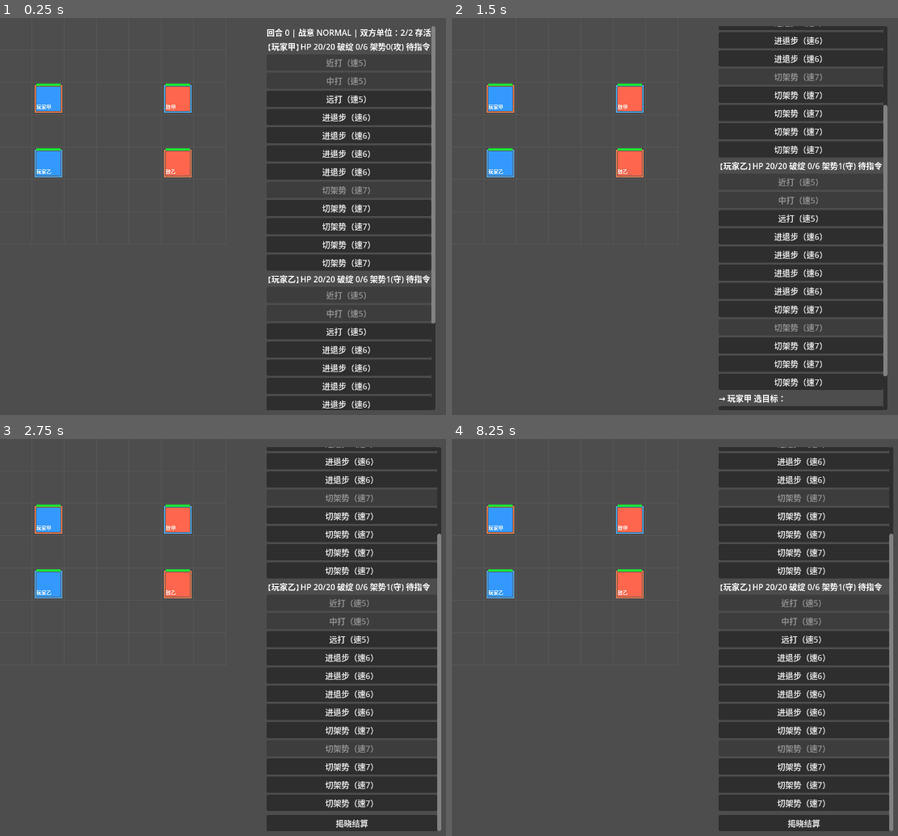
Above: before the commit, frames 1-4 (two rows, left to right).
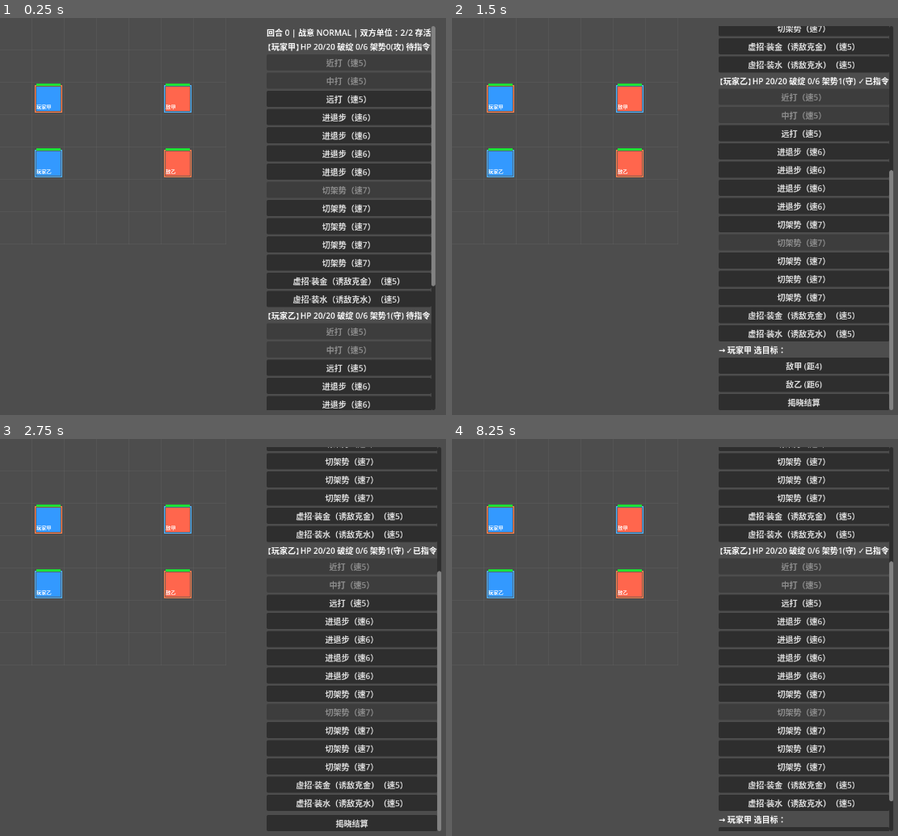
Above: after the commit, the same moments.

Repository: xieyj22/zhaizhao
Game: Godot game, scene res://src/scenes/battle/battle.tscn
Same seed, same stepped clock (60 frames per second), same inputs: the game is played once before the commit and once after it.
Inputs (mouse positions are in pixels of both pictures, inside the frame that each line leads up to):
- Up to frame 1 (0.25 s): no input
- Up to frame 2 (1.5 s): click "远打（速5）" at 0.5 s; click "进退步（速6）" at 1.25 s
- Up to frame 3 (2.75 s): click "切架势（速7）" at 2 s
- Up to frame 4 (8.25 s): click "切架势（速7）" at 2.75 s; click "进退步（速6）" at 3.5 s; click "切架势（速7）" at 4.25 s; click "进退步（速6）" at 5 s; click "切架势（速7）" at 5.75 s; click "切架势（速7）" at 6.5 s; click "切架势（速7）" at 7.25 s; click (804, 514) at 8 s, where only the run after the commit has a clickable "虚招·装金（诱敌克金）（速5）"

The runs differ from the first frame. In frame 1, 2.6% of the frame differs, in the area x 59-98%, y 64-90%; in frame 2, 13%, in the area x 59-99%, y 2-99%; in frame 3, 4.4%; in frame 4, 5.6%.

Commit message:
feat(m2-polish): player feint UI + auto-playtest harness
- TechniqueKit.feint_presets(): 2 玩家虚招(装金/装水诱饵)，battle.gd picker 追加 + FEINT 归入选目标分支
- src/playtest/playtest_harness.gd: AI vs AI 自动对局(120局2.5s)，收集胜/平率/回合/读命中率/虚招上钩率/崩溃致命
- src/playtest/battle_stats.gd: 入口脚本(6性格组合×N seed)
- tests/test_playtest_harness.gd: harness 单局/series 诊断测试

诊断发现(harness artifact 非 game bug): team1 先手优势是开局站位+集火+RNG 交互效应(tiebreak反转×2/seed swap 都未消除单根因); 性格相克 brain>trick>brute; L2 读命中率 63-79%(偏高,脚本单调是真因)

Diff:
--- a/src/data/technique_kit.gd
+++ b/src/data/technique_kit.gd
@@ -60,6 +60,15 @@
 	t.feint_bonus_mult = 1.5; t.feint_fail_mult = 0.7
 	return t
 
+## 玩家手动虚招预设（playtest 用）：2 个诱饵架势，real 打击。
+## AI 不用（AI 走 AIController._make_feint 自动注入）；玩家 picker 追加这组。
+static func feint_presets() -> Array:
+	var f1 := feint_strike(Stance.Id.METAL, 4, -1)
+	f1.id = &"feint_lure_metal"; f1.display_name = "虚招·装金（诱敌克金）"
+	var f2 := feint_strike(Stance.Id.WATER, 4, -1)
+	f2.id = &"feint_lure_water"; f2.display_name = "虚招·装水（诱敌克水）"
+	return [f1, f2]
+
 ## M1 通用 kit：3 打击 + 4 方向移动 + 5 切架势。
 static func default_kit() -> Array:
 	var kit: Array = []
--- /dev/null
+++ b/src/playtest/battle_stats.gd
@@ -0,0 +1,40 @@
+extends SceneTree
+
+## M2 深度打磨：自动 playtest 入口。跑 AI vs AI 多局，打印平衡数据。
+## 用法："$GODOT" --path "$PROJ" --headless -s res://src/playtest/battle_stats.gd
+## 非 GUT 测试（不扫 tests/），是统计工具。
+
+func _init() -> void:
+	var tuning := Tuning.new()
+	var n := 20   # 每组 seed 数
+	var combos := [
+		["brain vs brain", AIPersonality.brain(), AIPersonality.brain()],
+		["brain vs brute", AIPersonality.brain(), AIPersonality.brute()],
+		["brain vs trick", AIPersonality.brain(), AIPersonality.trick()],
+		["brute vs brute", AIPersonality.brute(), AIPersonality.brute()],
+		["brute vs trick", AIPersonality.brute(), AIPersonality.trick()],
+		["trick vs trick", AIPersonality.trick(), AIPersonality.trick()],
+	]
+	print("\n=== M2 Playtest（%d 局/组，6 组合）===" % n)
+	for c in combos:
+		var cname: String = c[0]
+		var p0: AIPersonality = c[1]
+		var p1: AIPersonality = c[2]
+		var stats := PlaytestHarness.run_series(p0, p1, tuning, n)
+		print("\n[%s]" % cname)
+		print("  胜率: team0 %.0f%% / team1 %.0f%% / 平 %.0f%%" % [
+			100.0 * stats.team0_wins / stats.matches,
+			100.0 * stats.team1_wins / stats.matches,
+			100.0 * stats.draws / stats.matches])
+		print("  回合: 均 %.1f / 中位 %d" % [stats.mean_turns(), stats.median_turns()])
+		print("  读招命中率: %.0f%% (%d/%d)" % [100.0 * stats.read_hit_rate(), stats.read_hits, stats.read_attempts])
+		print("  虚招: 出 %d | 上钩率 %.0f%% (%d lured/%d unmasked) | plain %d" % [
+			stats.feints_thrown, 100.0 * stats.feint_lure_rate(),
+			stats.feints_lured, stats.feints_unmasked, stats.feints_plain])
+		print("  崩溃 %d / 致命 %d" % [stats.guard_breaks, stats.lethal_strikes])
+	print("\n=== 平衡判据 ===")
+	print("  平局率 >25%% = 战意没逼升温（调低 morale_cap_turn 或升伤害）")
+	print("  读招命中率 >55%% = 开挂感（降 ai_w_predict 或 l2_confidence_cap）")
+	print("  读招命中率 <30%% = L2 没用（升 ai_w_predict）")
+	print("  虚招上钩率 <20%% = 诱饵太弱（升 feint_bonus_mult 或调 apparent 策略）")
+	quit()
--- /dev/null
+++ b/src/playtest/playtest_harness.gd
@@ -0,0 +1,201 @@
+class_name PlaytestHarness
+extends RefCounted
+
+## M2 深度打磨：AI vs AI 自动对局 + 数据收集（headless，确定性 seeded）。
+## 不进 GUT 测试套件（不是断言，是统计）——由 battle_stats.gd 入口脚本调用打印。
+## 数据回答：胜/平率、单局回合数、L2 读招命中率、虚招触发/上钩率、破绽崩溃率、致命占比。
+
+class MatchResult:
+	extends RefCounted
+	var outcome: int            # BattleState.Outcome
+	var turns: int
+	var read_hits: int          # AI 预测命中玩家方招的次数
+	var read_attempts: int      # AI 做出预测的总次数（confidence>0）
+	var feints_thrown: int      # 双方出 FEINT 的总次数
+	var feints_lured: int       # FEINT 成功诱骗(上钩×1.5)的次数
+	var feints_unmasked: int    # FEINT 被识破(×0.7)的次数
+	var feints_plain: int       # FEINT apparent=-1(原倍)的次数
+	var guard_breaks: int       # 招架崩溃(破绽满)触发次数
+	var lethal_strikes: int     # 致命打击(本击杀死单位)次数
+
+class Stats:
+	extends RefCounted
+	var matches: int = 0
+	var team0_wins: int = 0
+	var team1_wins: int = 0
+	var draws: int = 0
+	var total_turns: int = 0
+	var turn_samples: Array = []
+	var read_hits: int = 0
+	var read_attempts: int = 0
+	var feints_thrown: int = 0
+	var feints_lured: int = 0
+	var feints_unmasked: int = 0
+	var feints_plain: int = 0
+	var guard_breaks: int = 0
+	var lethal_strikes: int = 0
+
+	func absorb(r: MatchResult) -> void:
+		matches += 1
+		match r.outcome:
+			BattleState.Outcome.TEAM0_WIN: team0_wins += 1
+			BattleState.Outcome.TEAM1_WIN: team1_wins += 1
+			BattleState.Outcome.DRAW: draws += 1
+		total_turns += r.turns
+		turn_samples.append(r.turns)
+		read_hits += r.read_hits
+		read_attempts += r.read_attempts
+		feints_thrown += r.feints_thrown
+		feints_lured += r.feints_lured
+		feints_unmasked += r.feints_unmasked
+		feints_plain += r.feints_plain
+		guard_breaks += r.guard_breaks
+		lethal_strikes += r.lethal_strikes
+
+	func mean_turns() -> float:
+		return float(total_turns) / float(maxi(1, matches))
+
+	func median_turns() -> int:
+		var sorted := turn_samples.duplicate()
+		sorted.sort()
+		return sorted[sorted.size() / 2]
+
+	func read_hit_rate() -> float:
+		return float(read_hits) / float(maxi(1, read_attempts))
+
+	func feint_lure_rate() -> float:
+		# 上钩率 = 上钩 / (上钩+识破)，plain(apparent=-1)不计入博弈
+		var n := feints_lured + feints_unmasked
+		return float(feints_lured) / float(maxi(1, n))
+
+## 跑一场 2v2（team0=pers0 性格 vs team1=pers1 性格），返回 MatchResult
+## 玩家方(team0)与敌方(team1)都由 AI 驱动（脚本化：都集火最残敌方，FAR 必中）
+static func run_match(pers0: AIPersonality, pers1: AIPersonality, tuning: Tuning, seed: int) -> MatchResult:
+	var res := MatchResult.new()
+	var s := _mk_2v2_state()
+	var pm0 := PlayerModel.new()
+	var pm1 := PlayerModel.new()
+	var orch := TurnOrchestrator.new(s, tuning, pm1, 1)   # ai_team=1 observe team0
+	# team0 也需要被建模 team1：用第二个 orchestrator? 不——observe 逻辑在 reveal_and_resolve。
+	# 这里只用一个 orch（observe team0 进 pm1）。pm0 用于 team0 AI 决策时读 team1。
+	# 简化：两个 PlayerModel，但只 orch(pm1,ai_team=1) observe team0。team0 AI 决策用 pm0（observe team1）。
+	# 为对称 observe，另建一个 observe-team1 的 hook：手动在每回合后 observe team1 进 pm0。
+	var kits := {}
+	for u in s.units:
+		kits[String(u.id)] = TechniqueKit.default_kit()
+	const MAX_TURNS := 30
+	var turns := 0
+	# 记录每单位初始架势 + 出招史（统计用）
+	while s.outcome(tuning) == BattleState.Outcome.ONGOING and turns < MAX_TURNS:
+		# team0 决策（pers0，建模 team1）
+		# team0/team1 用同一 seed（对称 RNG 序列；决策因 state/PlayerModel 不同而异，但 RNG 公平）
+		# 之前 +1/+2 offset 制造了系统性 team 偏差（已诊断）
+		var rng_seed := seed * 7919 + turns * 13 + 1
+		var ai0 := AIController.choose_actions(s, 0, tuning, kits, rng_seed, pm0, pers0)
+		var ai1 := AIController.choose_actions(s, 1, tuning, kits, rng_seed, pm1, pers1)
+		# 读招统计：team1 对 team0 的预测 vs team0 实际
+		_count_reads(res, ai1.predictions, ai0.actions)
+		_count_reads(res, ai0.predictions, ai1.actions)   # 双向都计（read_attempts 翻倍，但命中率有代表性）
+		# reveal 前：featurize team1（pre-resolve 特征供 observe）+ 记致命/崩溃快照
+		# 用 Dictionary 值拷贝（Godot duplicate(true) 对 RefCounted 仍浅，引用共享导致 pre==post）
+		var pre_keys_t1: Dictionary = {}
+		for a in ai1.actions:
+			if a.unit != null and a.unit.team == 1:
+				pre_keys_t1[String(a.unit.id)] = pm0.featurize(a.unit, s, tuning)
+		var pre_state: Dictionary = {}
+		for u in s.units:
+			pre_state[String(u.id)] = {"alive": u.alive, "guard_broken": u.guard_broken}
+		orch.reveal_and_resolve(ai0.actions + ai1.actions)
+		# observe team1（用 pre-resolve key；team0 已由 orch 内部 observe）
+		for a in ai1.actions:
+			if a.unit != null and a.unit.team == 1 and pre_keys_t1.has(String(a.unit.id)):
+				pm0.observe(pre_keys_t1[String(a.unit.id)], a.technique.type, String(a.unit.id))
+		_count_feints(res, ai0.actions + ai1.actions, pre_state, s)
+		orch.end_turn()   # 推进回合 + 战意/角色结算（之前漏了导致 outcome 永远 ONGOING）
+		turns += 1
+	res.outcome = s.outcome(tuning)
+	res.turns = turns
+	return res
+
+static func _count_reads(res: MatchResult, predictions: Dictionary, actions: Array) -> void:
+	var actual_by_unit: Dictionary = {}
+	for a in actions:
+		if a.unit != null:
+			actual_by_unit[String(a.unit.id)] = a.technique.type
+	for uid in predictions:
+		res.read_attempts += 1
+		if actual_by_unit.has(uid) and actual_by_unit[uid] == predictions[uid]:
+			res.read_hits += 1
+
+## 手动 observe：team1 的实际招进 pm0（用 pre-resolve 特征）
+static func _observe_team(s: BattleState, pre_units: Array, pm: PlayerModel, team: int, tuning: Tuning, actions: Array) -> void:
+	# pre_units 是结算前快照，用它算特征
+	for a in actions:
+		if a.unit != null and a.unit.team == team:
+			var pre_u := _find_unit(pre_units, a.unit.id)
+			if pre_u != null:
+				pm.observe(pm.featurize(pre_u, s, tuning), a.technique.type, String(a.unit.id))
+
+static func _find_unit(units: Array, id) -> UnitState:
+	for u in units:
+		if u.id == id:
+			return u
+	return null
+
+## 统计虚招（按 action.technique 类型）+ 上钩/识破（用 resolver 逻辑重判）+ 崩溃/致命（前后对比）
+static func _count_feints(res: MatchResult, actions: Array, pre_state: Dictionary, s: BattleState) -> void:
+	for a in actions:
+		var t: Technique = a.technique
+		if t.type == Technique.Type.FEINT:
+			res.feints_thrown += 1
+			if t.apparent_stance < 0:
+				res.feints_plain += 1
+			else:
+				# 重判上钩：对手是否存在 perceived 克 apparent（同 Resolver._compute_lured 逻辑）
+				var hooked := false
+				for b in actions:
+					if b == a or b.unit == null:
+						continue
+					if b.unit.team != a.unit.team and b.unit.alive:
+						var b_perceived: int = b.unit.stance
+						if b.technique != null and b.technique.type == Technique.Type.FEINT and b.technique.apparent_stance >= 0:
+							b_perceived = b.technique.apparent_stance
+						if Stance.counters(b_perceived, t.apparent_stance):
+							hooked = true
+							break
+				if hooked:
+					res.feints_lured += 1
+				else:
+					res.feints_unmasked += 1
+	# 致命/崩溃：用 pre_state 快照（Dictionary 值拷贝，避免 RefCounted 引用共享导致 pre==post）
+	for u in s.units:
+		var pre: Dictionary = pre_state.get(String(u.id), {})
+		if pre.has("alive"):
+			if pre["alive"] and not u.alive:
+				res.lethal_strikes += 1
+			if not pre["guard_broken"] and u.guard_broken:
+				res.guard_breaks += 1
+
+static func _mk_2v2_state() -> BattleState:
+	var s := BattleState.new()
+	s.units = [
+		_mk(&"p0", 0, Vector2i(1,2), Stance.Id.METAL),
+		_mk(&"p1", 0, Vector2i(1,4), Stance.Id.WOOD),
+		_mk(&"e0", 1, Vector2i(5,2), Stance.Id.WOOD),
+		_mk(&"e1", 1, Vector2i(5,4), Stance.Id.METAL),
+	]
+	return s
+
+static func _mk(id, team, pos, stance) -> UnitState:
+	var u := UnitState.new()
+	u.id = id; u.team = team; u.grid_pos = pos; u.stance = stance
+	u.hp = 20; u.max_hp = 20
+	return u
+
+## 跑一组对战（pers0 × pers1 × N seed），返回 Stats
+static func run_series(pers0: AIPersonality, pers1: AIPersonality, tuning: Tuning, n_seeds: int, seed_base := 1) -> Stats:
+	var stats := Stats.new()
+	for i in n_seeds:
+		var r := run_match(pers0, pers1, tuning, seed_base + i * 101)
+		stats.absorb(r)
+	return stats
--- a/src/scenes/battle/battle.gd
+++ b/src/scenes/battle/battle.gd
@@ -113,7 +113,7 @@
 			"✓已指令" if pending.has(String(u.id)) else "待指令"
 		]
 		_panel.add_child(title)
-		for tech in TechniqueKit.default_kit():
+		for tech in (TechniqueKit.default_kit() + TechniqueKit.feint_presets()):
 			var btn := Button.new()
 			btn.text = "%s（速%d）" % [tech.display_name, tech.speed]
 			btn.disabled = not _player_can_pick(u, tech)
@@ -141,7 +141,7 @@
 	view.queue_redraw()
 
 func _player_can_pick(u: UnitState, tech: Technique) -> bool:
-	if tech.type == Technique.Type.STRIKE:
+	if tech.type == Technique.Type.STRIKE or tech.type == Technique.Type.FEINT:
 		# 至少有一个范围内敌方才允许选招（否则按钮灰）
 		for e in state.units:
 			if e.team != 0 and e.alive and RangeBand.in_range(u.grid_pos, e.grid_pos, tech.required_range, tuning):
@@ -154,7 +154,7 @@
 func _on_pick_tech(u: UnitState, tech: Technique) -> void:
 	if game_over:
 		return
-	if tech.type == Technique.Type.STRIKE:
+	if tech.type == Technique.Type.STRIKE or tech.type == Technique.Type.FEINT:
 		awaiting_target[String(u.id)] = tech
 		pending.erase(String(u.id))
 	else:
--- /dev/null
+++ b/tests/test_playtest_harness.gd
@@ -0,0 +1,15 @@
+extends GutTest
+
+## 诊断 harness：确认单局/小 series 能快速完成（非平衡断言，是性能/逻辑诊断）。
+func test_run_one_match_completes():
+	var tuning := Tuning.new()
+	var r := PlaytestHarness.run_match(AIPersonality.brain(), AIPersonality.brute(), tuning, 42)
+	assert_true(r.turns > 0 and r.turns <= 30, "单局在 30 回合内结束")
+	assert_ne(r.outcome, BattleState.Outcome.ONGOING, "单局有合法 outcome")
+	gut.p("1局: turns=%d outcome=%d reads=%d/%d feints=%d lured=%d" % [r.turns, r.outcome, r.read_hits, r.read_attempts, r.feints_thrown, r.feints_lured])
+
+func test_run_series_small():
+	var tuning := Tuning.new()
+	var stats := PlaytestHarness.run_series(AIPersonality.brain(), AIPersonality.trick(), tuning, 3)
+	assert_eq(stats.matches, 3)
+	gut.p("brain vs trick(3局): team0=%d team1=%d draw=%d read%%=%.0f feints=%d" % [stats.team0_wins, stats.team1_wins, stats.draws, 100.0 * stats.read_hit_rate(), stats.feints_thrown])
